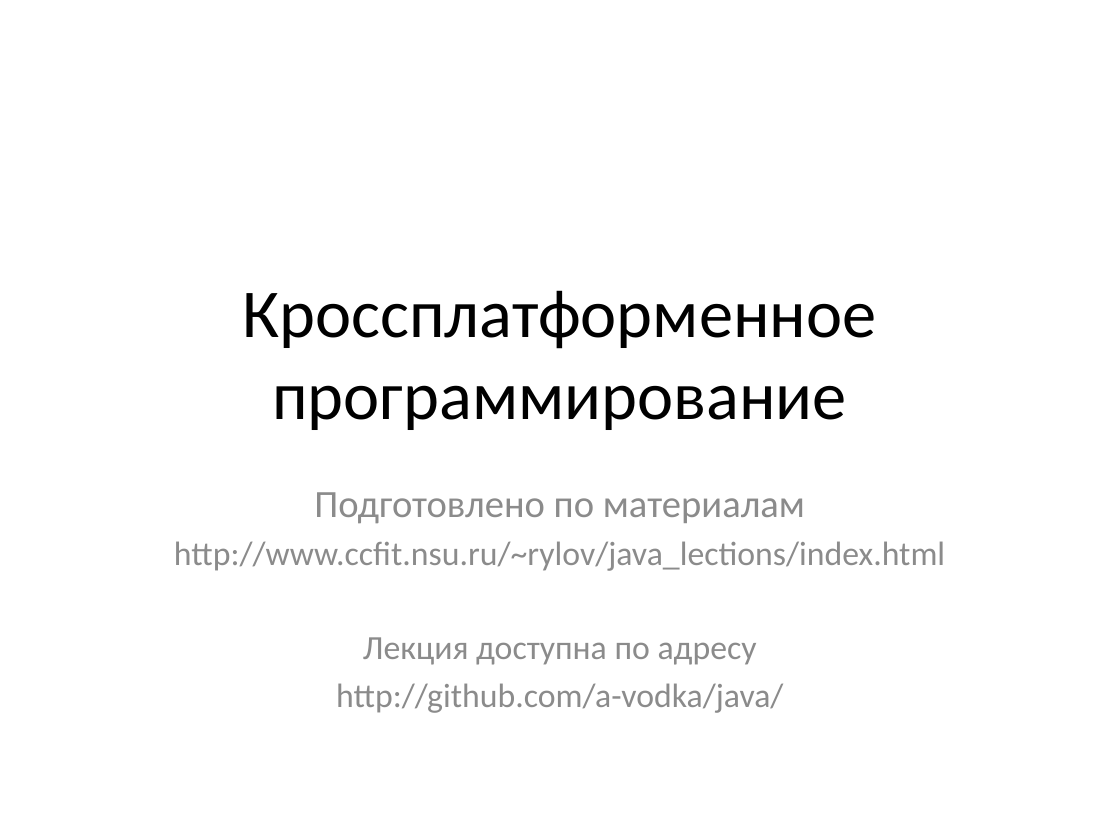
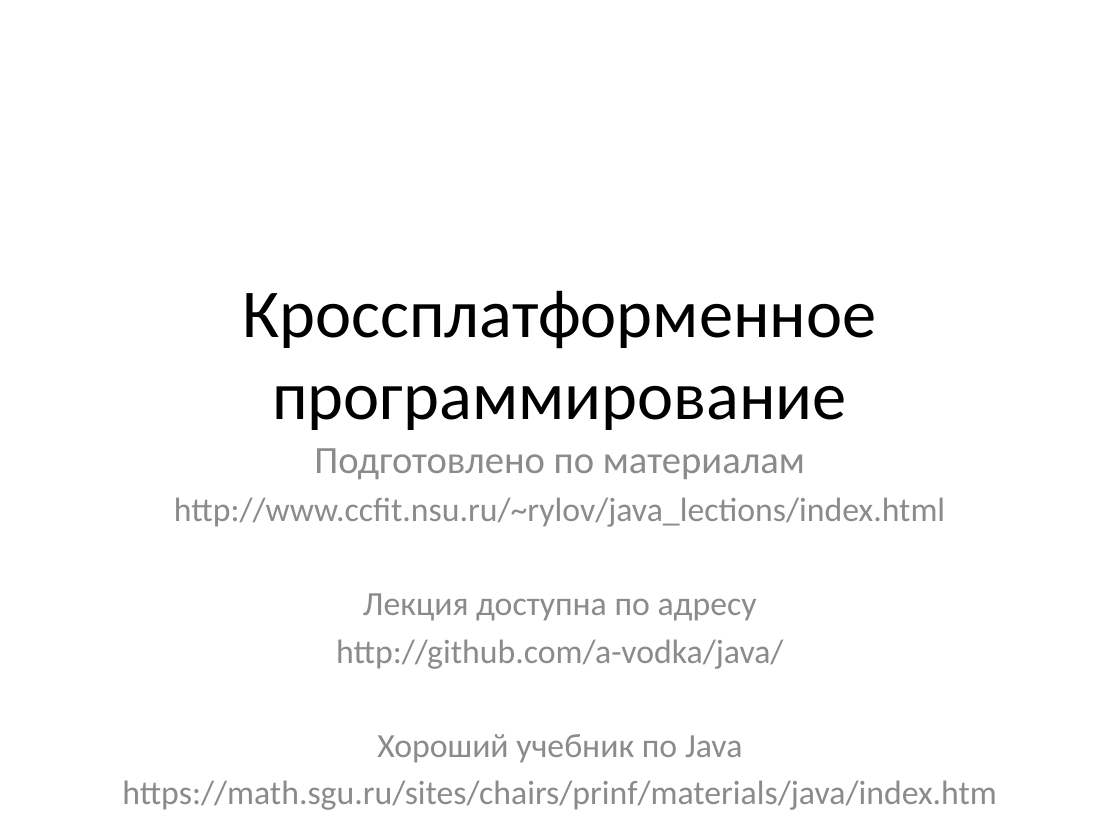
Before and after one commit to a-vodka/java, a slide deck: slide 1 of java-lc3.pptx. Drawn at 1120x840 pixels with LibreOffice and Linux fonts; fonts in the diff are those of the drawing; background and template pictures are left out. Boxes give left, top, right and bottom in pixels: in the first picture for what was removed or moved away, otherwise in the second. Text is boxed around its words. In the diff, an @@ line names an element or a change of style, - is before the commit and + after.

```diff
--- a/java-lc3.pptx
+++ b/java-lc3.pptx
@@ subtitle "Подготовлено по материалам": place and size @@
-subtitle "Подготовлено по материалам" at [174, 492, 945, 713]
+subtitle "Подготовлено по материалам" at [122, 448, 996, 810]
@@ subtitle at [122, 734, 996, 810]: paragraphs added @@
+Хороший учебник по Java
+https://math.sgu.ru/sites/chairs/prinf/materials/java/index.htm
```
Also in this commit, not shown: 8 other slides changed, 2 other files.
